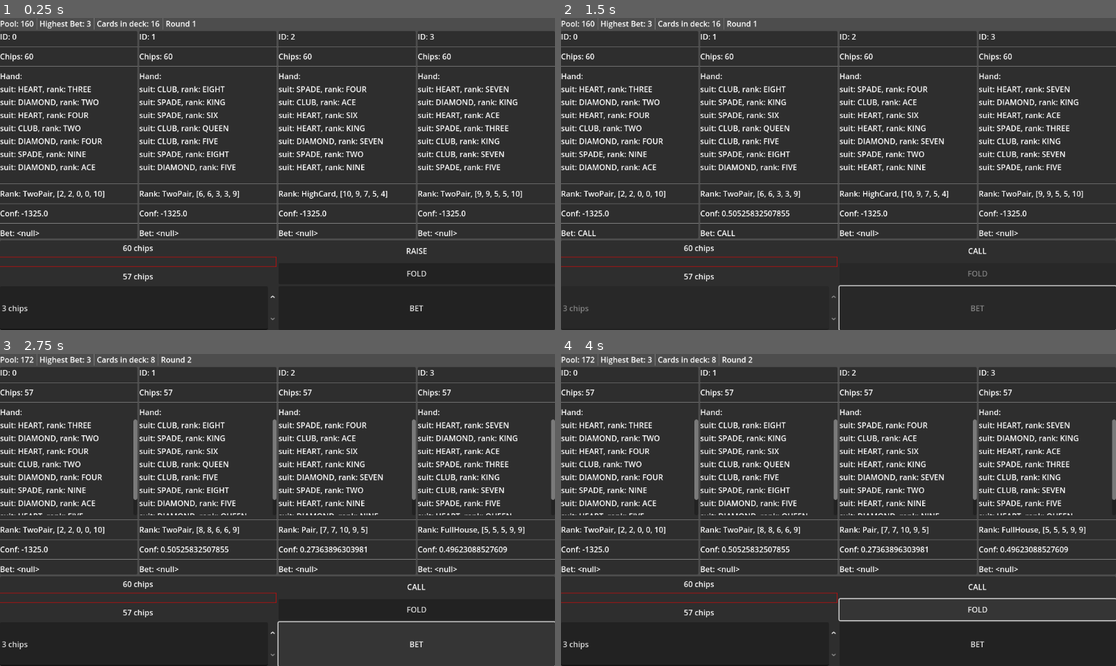
Above: before the commit, frames 1-4 (two rows, left to right).
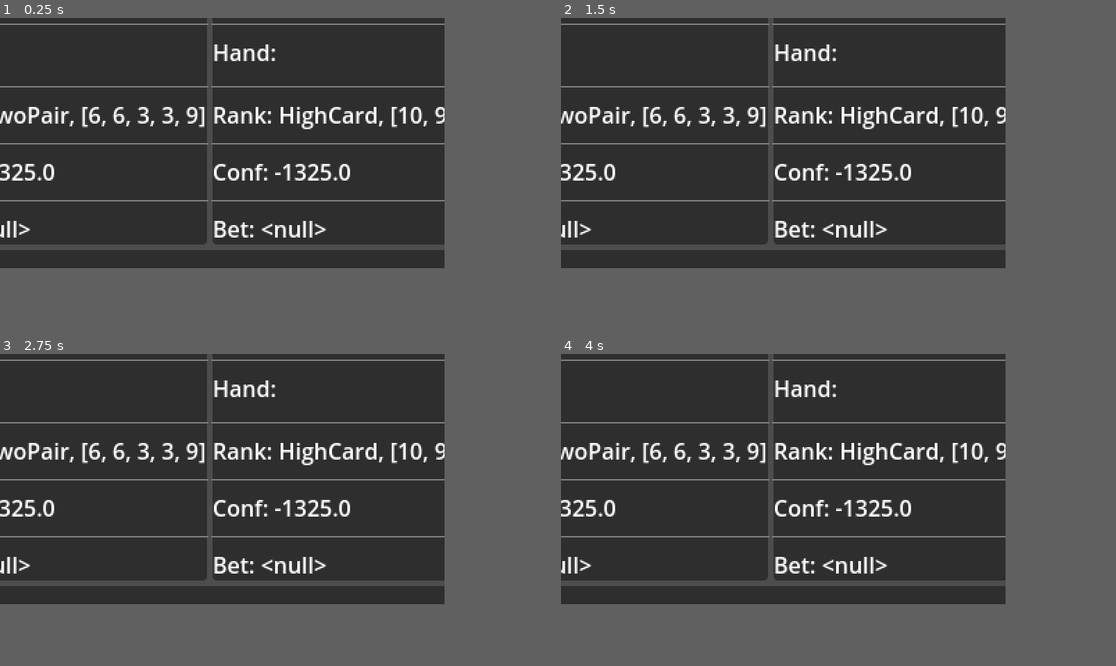
Above: after the commit, the same moments.

Repository: tofimega/ghost-poker
Game: Godot game, scene res://scenes/hud/hud.tscn
Two runs of this game, one before a commit and one after it. Both use one fixed random seed, a clock stepped at 60 frames per second and the inputs below.
Inputs (mouse positions are in pixels of both pictures, inside the frame that each line leads up to):
- Up to frame 1 (0.25 s): no input
- Up to frame 2 (1.5 s): click (977, 308) at 0.5 s, where only the run before the commit has a clickable "BET"
- Up to frame 3 (2.75 s): tap Enter at 2 s
- Up to frame 4 (4 s): click (977, 609) at 2.75 s, where only the run before the commit has a clickable "FOLD"; click (977, 609) at 3.5 s, where only the run before the commit has a clickable "FOLD"
In our replay, the window is 799x449 before the commit and 640x360 after it. These sizes can differ from the game's own. Grey fills any space a smaller window leaves; there, only what the larger window draws over its background counts as a difference.

The runs differ from the first frame. In frame 1, 19% of the frame differs, in the area x 0-100%, y 0-100%; in frame 2, 19%; in frame 3, 20%; in frame 4, 20%.

Commit message:
lotsa changes (mostly graphics)

Diff:
--- a/project.godot
+++ b/project.godot
@@ -21,6 +21,29 @@
 Logger="*res://scripts/logger.gd"
 FrontendManager="*res://scripts/frontend_manager.gd"
 
+[debug]
+
+gdscript/warnings/unassigned_variable=0
+gdscript/warnings/unused_parameter=0
+gdscript/warnings/unused_signal=0
+gdscript/warnings/shadowed_variable=0
+gdscript/warnings/shadowed_variable_base_class=0
+gdscript/warnings/shadowed_global_identifier=0
+gdscript/warnings/static_called_on_instance=0
+gdscript/warnings/integer_division=0
+gdscript/warnings/narrowing_conversion=0
+gdscript/warnings/int_as_enum_without_cast=0
+gdscript/warnings/confusable_local_declaration=0
+gdscript/warnings/confusable_local_usage=0
+
+[display]
+
+window/size/viewport_width=320
+window/size/viewport_height=180
+window/size/mode=4
+window/stretch/mode="viewport"
+window/stretch/scale_mode="integer"
+
 [rendering]
 
 textures/canvas_textures/default_texture_filter=0
--- /dev/null
+++ b/scenes/game_scene/game_scene.tscn
@@ -0,0 +1,82 @@
+[gd_scene load_steps=4 format=3 uid="uid://7vhkgdhoemv3"]
+
+[ext_resource type="PackedScene" uid="uid://bati8d7pq1ysj" path="res://scenes/sprites/ghost.tscn" id="1_72663"]
+[ext_resource type="Texture2D" uid="uid://c0w4r1631kiha" path="res://assets/images/table_wip.png" id="1_pwder"]
+[ext_resource type="Texture2D" uid="uid://dd24ucm7lilmy" path="res://assets/images/Image11.png" id="3_o81xq"]
+
+[node name="GameScene" type="Node2D"]
+
+[node name="BLockout" type="Sprite2D" parent="."]
+texture = ExtResource("3_o81xq")
+centered = false
+
+[node name="Ghost" parent="." instance=ExtResource("1_72663")]
+position = Vector2(57, 128)
+scale = Vector2(-1, 1)
+
+[node name="Ghost2" parent="." instance=ExtResource("1_72663")]
+position = Vector2(160, 99)
+
+[node name="Ghost3" parent="." instance=ExtResource("1_72663")]
+position = Vector2(263, 128)
+
+[node name="Table" type="Sprite2D" parent="."]
+position = Vector2(53, 16)
+scale = Vector2(0.736111, 1.11111)
+texture = ExtResource("1_pwder")
+centered = false
+
+[node name="UI_BLOCKOUT" type="Control" parent="."]
+layout_mode = 3
+anchors_preset = 15
+anchor_right = 1.0
+anchor_bottom = 1.0
+grow_horizontal = 2
+grow_vertical = 2
+
+[node name="Info1" type="Panel" parent="UI_BLOCKOUT"]
+layout_mode = 0
+offset_left = 4.0
+offset_top = 4.0
+offset_right = 54.0
+offset_bottom = 25.0
+
+[node name="Info2" type="Panel" parent="UI_BLOCKOUT"]
+layout_mode = 0
+offset_left = 55.0
+offset_top = 4.0
+offset_right = 105.0
+offset_bottom = 25.0
+
+[node name="Info3" type="Panel" parent="UI_BLOCKOUT"]
+layout_mode = 0
+offset_left = 106.0
+offset_top = 4.0
+offset_right = 156.0
+offset_bottom = 25.0
+
+[node name="HUD" type="Control" parent="UI_BLOCKOUT"]
+anchors_preset = 0
+offset_right = 40.0
+offset_bottom = 40.0
+
+[node name="Hand" type="Panel" parent="UI_BLOCKOUT/HUD"]
+layout_mode = 0
+offset_left = 86.0
+offset_top = 133.0
+offset_right = 303.0
+offset_bottom = 186.0
+
+[node name="Pow" type="Panel" parent="UI_BLOCKOUT/HUD"]
+layout_mode = 0
+offset_left = 2.0
+offset_top = 90.0
+offset_right = 37.0
+offset_bottom = 124.0
+
+[node name="Bet" type="Panel" parent="UI_BLOCKOUT/HUD"]
+layout_mode = 0
+offset_left = 2.0
+offset_top = 125.0
+offset_right = 75.0
+offset_bottom = 178.0
Binary file added: assets/images/Image11.png
Not shown, added: assets/images/Image11.png.import
Binary file added: assets/images/table_wip.png
Not shown, added: assets/images/table_wip.png.import
Not shown, added: assets/raw/table.gal
Not shown, added: assets/raw/table.piskel
Not shown, added: assets/raw/table_2.piskel
Not shown, added: assets/raw/table_wip_for_deck.kra
Not shown, added: assets/raw/table_wip_for_deck_001.kra
Not shown, added: assets/raw/table_wip_for_deck_002.kra
